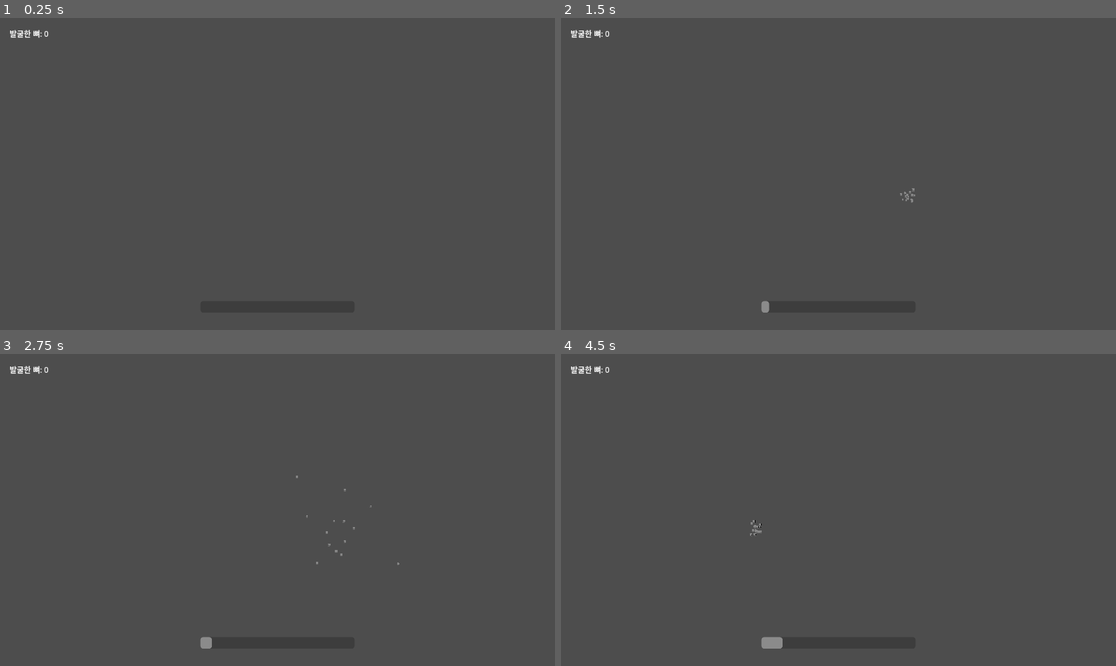
Above: before the commit, frames 1-4 (two rows, left to right).
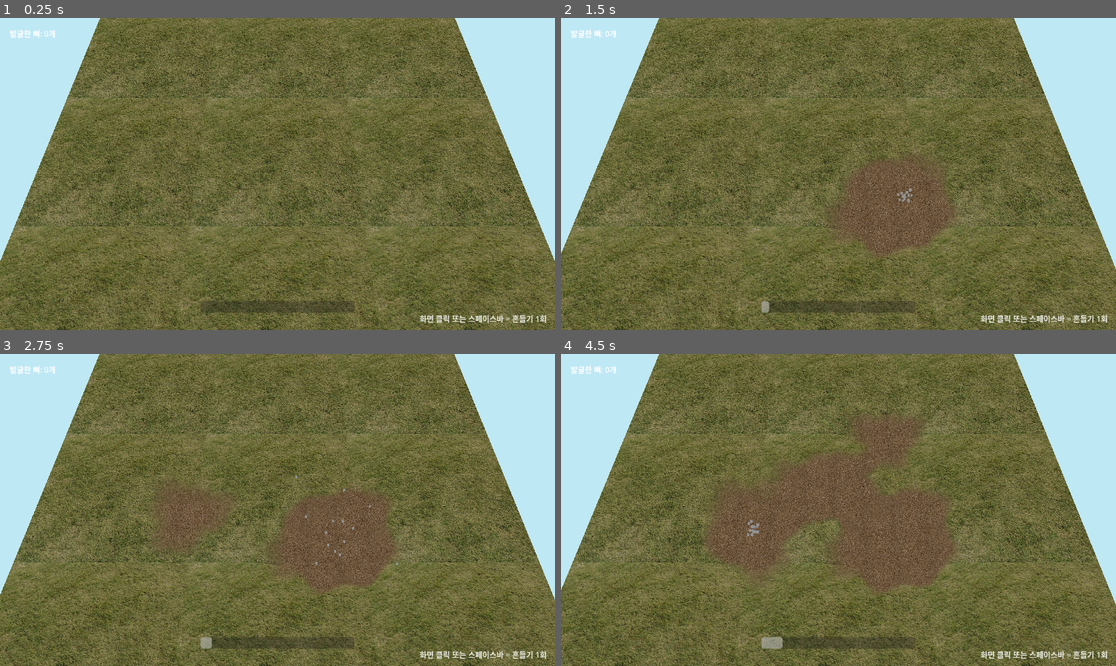
Above: after the commit, the same moments.

Repository: madcamp-official/Tyrannosaurus-rex
Game: Godot game, scene res://scenes/DigSite.tscn
Same seed, same stepped clock (60 frames per second), same inputs: the game is played once before the commit and once after it.
Inputs (mouse positions are in pixels of both pictures, inside the frame that each line leads up to):
- Up to frame 1 (0.25 s): no input
- Up to frame 2 (1.5 s): tap Enter at 0.5 s; move the mouse to (960, 158) at 0.52 s; click (960, 158) at 0.67 s; tap Space at 0.77 s; move the mouse to (727, 189) at 1.27 s; click (727, 189) at 1.42 s
- Up to frame 3 (2.75 s): tap Space at 1.52 s; move the mouse to (333, 441) at 2.02 s; click (333, 441) at 2.17 s
- Up to frame 4 (4.5 s): move the mouse to (810, 572) at 2.77 s; click (810, 572) at 2.92 s; tap Space at 3.02, 3.77 s; move the mouse to (1005, 556) at 3.52 s; click (1005, 556) at 3.67 s; move the mouse to (672, 463) at 4.27 s; click (672, 463) at 4.42 s

The runs differ from the first frame. In frame 1, 96% of the frame differs, in the area x 0-100%, y 0-100%; in frame 2, 96%; in frame 3, 96%; in frame 4, 96%.

Commit message:
fix: 굴착 프로토타입 Godot 실행 검증 및 원본 three.js 데모와 시각 일치
- lerp() Variant 타입 추론 경고(에러 취급) 수정
- 지형 메쉬 winding이 카메라 기준 백페이스 컬링되던 문제 수정
- 하늘색 배경/앰비언트 조명/카메라 흔들림/힌트 라벨 등 원본 three.js 데모와
  다르던 부분 보강
- 원본 데모의 실제 잔디/흙 사진(base64)을 추출해 assets/textures에 추가하고
  절차적 텍스처 대신 우선 사용하도록 연결

Co-Authored-By: Claude Sonnet 5 <noreply@anthropic.com>

Diff:
--- a/desktop-godot/project.godot
+++ b/desktop-godot/project.godot
@@ -1,12 +1,19 @@
 ; Engine configuration file.
+; It's best edited using the editor UI and not directly,
+; since the parameters that go here are not all obvious.
+;
+; Format:
+;   [section] ; section goes between []
+;   param=value ; assign values to parameters
+
 config_version=5
+
+[animation]
+
+compatibility/default_parent_skeleton_in_mesh_instance_3d=true
 
 [application]
 
 config/name="Tyrannosaurus Rex Desktop"
 run/main_scene="res://scenes/DigSite.tscn"
-config/features=PackedStringArray("4.3", "Forward Plus")
-
-[rendering]
-
-renderer/rendering_method="forward_plus"
+config/features=PackedStringArray("4.7", "Forward Plus")
--- a/desktop-godot/scripts/DigSite.gd
+++ b/desktop-godot/scripts/DigSite.gd
@@ -12,23 +12,30 @@
 var _progress := 0.0
 var _revealed := false
 var _bone_count := 0
+var _cam: Camera3D
 
 func _ready() -> void:
 	_build_scene()
 	_reset_bone()
 
 func _build_scene() -> void:
-	var cam := Camera3D.new()
-	cam.transform = Transform3D(Basis(), Vector3(0, 10.5, 7.5)).looking_at(Vector3(0, -1.2, 0), Vector3.UP)
-	cam.fov = 45.0
-	cam.near = 0.1
-	cam.far = 100.0
-	add_child(cam)
-	cam.current = true
+	var env := Environment.new()
+	env.background_mode = Environment.BG_COLOR
+	env.background_color = Color(0.749, 0.910, 0.961)
+	env.ambient_light_source = Environment.AMBIENT_SOURCE_COLOR
+	env.ambient_light_color = Color(1, 1, 1)
+	env.ambient_light_energy = 1.1
+	var world_env := WorldEnvironment.new()
+	world_env.environment = env
+	add_child(world_env)
 
-	var light := DirectionalLight3D.new()
-	light.rotation_degrees = Vector3(-55, -30, 0)
-	add_child(light)
+	_cam = Camera3D.new()
+	_cam.transform = Transform3D(Basis(), Vector3(0, 10.5, 7.5)).looking_at(Vector3(0, -1.2, 0), Vector3.UP)
+	_cam.fov = 45.0
+	_cam.near = 0.1
+	_cam.far = 100.0
+	add_child(_cam)
+	_cam.current = true
 
 	_ground = GroundDig.new()
 	add_child(_ground)
@@ -77,9 +84,21 @@
 	hud.add_child(_found_label)
 
 	_bone_count_label = Label.new()
-	_bone_count_label.text = "발굴한 뼈: 0"
+	_bone_count_label.text = "발굴한 뼈: 0개"
 	_bone_count_label.position = Vector2(20, 20)
 	hud.add_child(_bone_count_label)
+
+	var hint_label := Label.new()
+	hint_label.text = "화면 클릭 또는 스페이스바 = 흔들기 1회"
+	hint_label.modulate = Color(1, 1, 1, 0.85)
+	hint_label.set_anchors_preset(Control.PRESET_BOTTOM_RIGHT)
+	hint_label.horizontal_alignment = HORIZONTAL_ALIGNMENT_RIGHT
+	hint_label.custom_minimum_size = Vector2(320, 20)
+	hint_label.position = Vector2(-336, -36)
+	hud.add_child(hint_label)
+
+func _process(delta: float) -> void:
+	_cam.position.x += (0.0 - _cam.position.x) * delta * 2.0
 
 func _unhandled_input(event: InputEvent) -> void:
 	if _revealed:
@@ -96,6 +115,7 @@
 	var scoop_pos := _ground.dig_random_scoop(_progress)
 	_particles.position = Vector3(scoop_pos.x, 0.3, scoop_pos.y)
 	_particles.restart()
+	_cam.position.x += (randf() - 0.5) * 0.2
 
 	if _progress >= 100.0 and not _revealed:
 		_revealed = true
@@ -103,7 +123,7 @@
 
 func _reveal_bone() -> void:
 	_bone_count += 1
-	_bone_count_label.text = "발굴한 뼈: %d" % _bone_count
+	_bone_count_label.text = "발굴한 뼈: %d개" % _bone_count
 
 	var tween := create_tween()
 	tween.tween_property(_bone, "scale", Vector3.ONE, 1.2).set_trans(Tween.TRANS_BACK)
--- a/desktop-godot/scripts/GroundDig.gd
+++ b/desktop-godot/scripts/GroundDig.gd
@@ -55,15 +55,22 @@
 			var b := a + 1
 			var c := a + verts_per_side
 			var d := c + 1
-			_indices.append(a); _indices.append(c); _indices.append(b)
-			_indices.append(b); _indices.append(c); _indices.append(d)
+			_indices.append(a); _indices.append(b); _indices.append(c)
+			_indices.append(b); _indices.append(d); _indices.append(c)
 
 func _setup_material() -> void:
 	var mat := ShaderMaterial.new()
 	mat.shader = preload("res://shaders/ground.gdshader")
-	mat.set_shader_parameter("grass_tex", grass_texture if grass_texture else ProceduralTextures.make_grass())
-	mat.set_shader_parameter("dirt_tex", dirt_texture if dirt_texture else ProceduralTextures.make_dirt())
+	mat.set_shader_parameter("grass_tex", grass_texture if grass_texture else _load_texture("res://assets/textures/grass.jpg", ProceduralTextures.make_grass))
+	mat.set_shader_parameter("dirt_tex", dirt_texture if dirt_texture else _load_texture("res://assets/textures/dirt.png", ProceduralTextures.make_dirt))
 	material_override = mat
+
+func _load_texture(path: String, fallback: Callable) -> Texture2D:
+	if ResourceLoader.exists(path):
+		var tex: Texture2D = load(path)
+		if tex:
+			return tex
+	return fallback.call()
 
 func _wall_noise(x: float, z: float) -> float:
 	return 0.07 * sin(x * 3.1 + z * 1.7) \
@@ -145,7 +152,7 @@
 		st.set_uv(_uvs[idx])
 		st.set_color(colors[idx])
 		st.add_vertex(verts[idx])
-	st.generate_normals()
+	st.generate_normals(true)
 	st.index()
 	mesh = st.commit()
 
@@ -158,9 +165,9 @@
 	if _scoop_history.size() > 2 and _rng.randf() < cluster_chance:
 		var anchor := _pick_recent_scoop()
 		var angle := _rng.randf() * TAU
-		var side_min := lerp(1.22, 1.08, phase)
-		var side_max := lerp(2.18, 1.88, phase)
-		var jitter_radius := lerp(side_min, side_max, _rng.randf())
+		var side_min: float = lerp(1.22, 1.08, phase)
+		var side_max: float = lerp(2.18, 1.88, phase)
+		var jitter_radius: float = lerp(side_min, side_max, _rng.randf())
 		var point := _keep_inside_dig_zone(
 			anchor.x + cos(angle) * jitter_radius,
 			anchor.y + sin(angle) * jitter_radius
@@ -169,7 +176,7 @@
 		scoop_z = point.y
 	else:
 		var angle := _rng.randf() * TAU
-		var center_bias := lerp(0.55, 2.15, phase)
+		var center_bias: float = lerp(0.55, 2.15, phase)
 		var r := DIG_ZONE_RADIUS * pow(_rng.randf(), center_bias)
 		scoop_x = cos(angle) * r
 		scoop_z = sin(angle) * r
Binary file added: desktop-godot/assets/textures/dirt.png
Binary file added: desktop-godot/assets/textures/grass.jpg
Not shown, added: desktop-godot/scripts/BoneModel.gd.uid
Not shown, added: desktop-godot/scripts/DigSite.gd.uid
Not shown, added: desktop-godot/scripts/GroundDig.gd.uid
Not shown, added: desktop-godot/scripts/ProceduralTextures.gd.uid
Not shown, added: desktop-godot/shaders/ground.gdshader.uid
